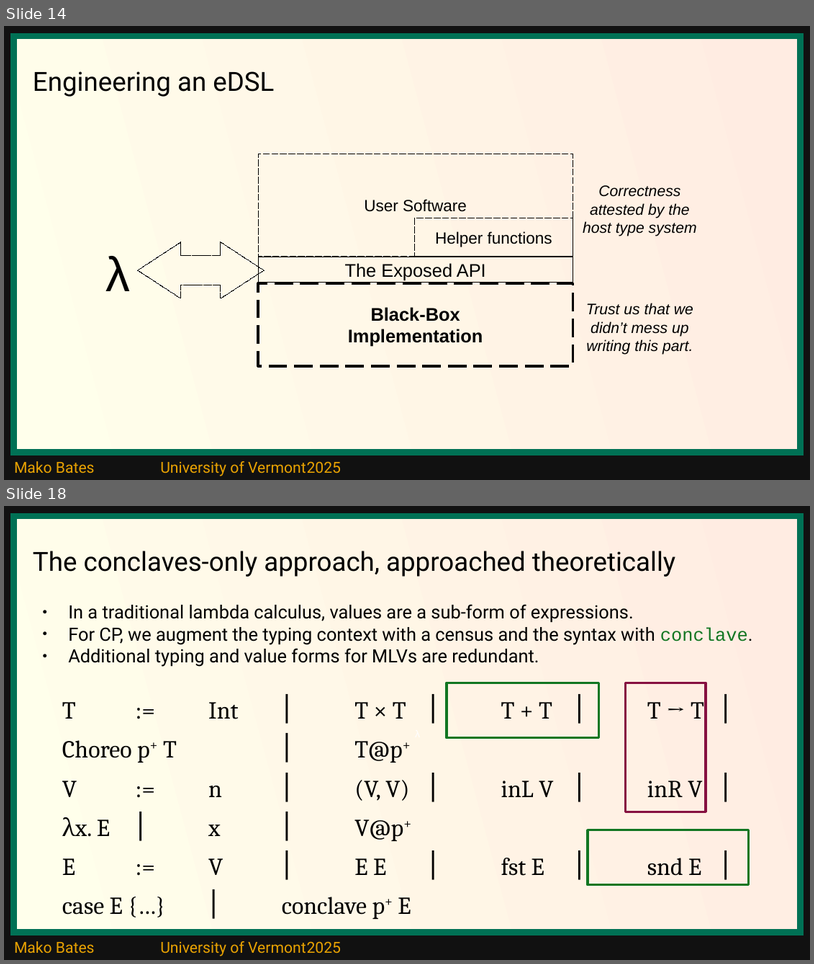
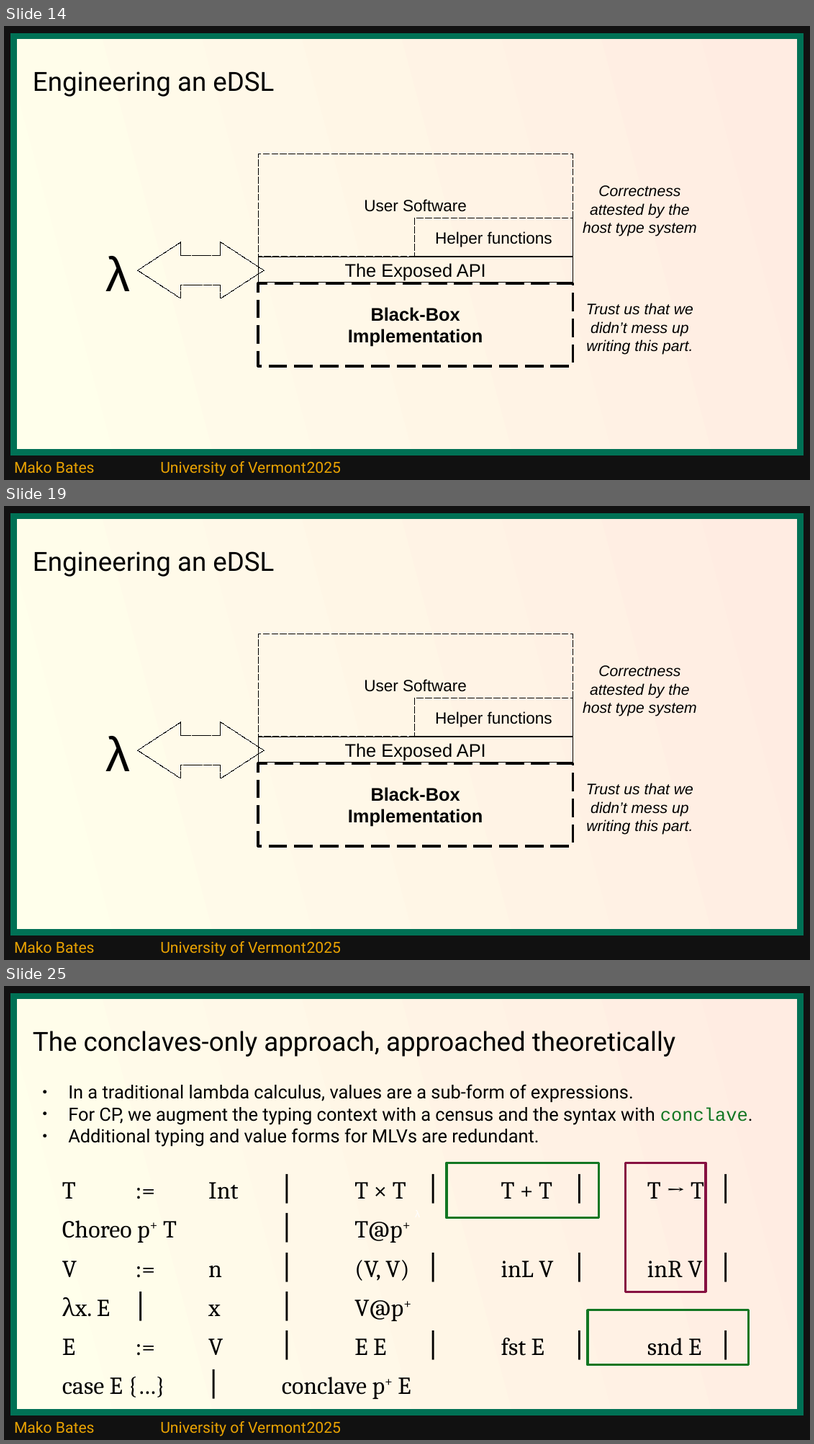
Before and after one commit to ShapeOfMatter/thesis_CP_UVM, a slide deck: thesis defense.odp. Shown one above the other, each under a label of ours: slides 14 and 18 before the commit, slides 14, 19 and 25 after it; the slides between them are not shown. The pictures are 814x964 and 814x1444 pixels, drawn with LibreOffice and Linux fonts; fonts in the diff are those of the drawing. Boxes give left, top, right and bottom in pixels: in the first picture for what was removed or moved away, otherwise in the second. Text is boxed around its words. In the diff, an @@ line names an element or a change of style, - is before the commit and + after.

```diff
--- a/thesis defense.odp
+++ b/thesis defense.odp
@@ slide 19 added at (4,506,810,960), background #111111; not listed: 2 template elements that a slide beside it also shows @@
@@ title added at (33,551,274,577), 26 pt, text #000000 @@
+Engineering an eDSL
@@ rectangle added at (258,634,573,736), outline #000000 0 pt dashed, 16 pt, text #000000 @@
+User Software
@@ text added at (583,665,697,716), 15 pt, text #000000, italic @@
+Correctness attested by the host type system
@@ rectangle added at (414,698,573,736), outline #000000 0 pt dashed, 16 pt, text #000000 @@
+Helper functions
@@ text added at (106,736,131,771), 48 pt, text #000000 @@
+λ
@@ left right arrow added at (138,722,265,778), outline #000000 0 pt dashed @@
@@ rectangle added at (258,737,573,762), outline #000000 0 pt, 18 pt, text #000000 @@
+The Exposed API
@@ rectangle added at (258,763,573,846), outline #000000 2.3 pt dashed, 18 pt, text #000000, bold @@
+Black-Box
+Implementation
@@ text added at (586,782,694,834), 15 pt, text #000000, italic @@
+Trust us that we didn’t mess up writing this part.
@@ what was slide 18 is now slide 25 @@
```
Also in this commit, not shown: 5 slides changed, 13 other slides added, 4 slides removed.
